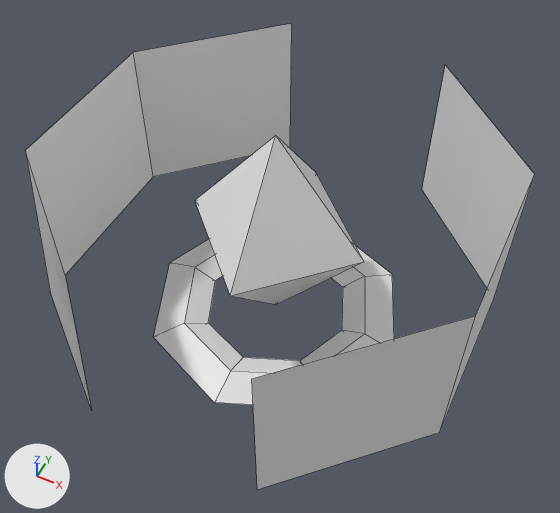
The FBX model Assets/models/checkpoint.fbx, before and after one commit.
The view is the same before and after, from a 50 mm lens placed at (1.82, -3.58, 4.2), pointed at (0.08, -0.1, -0.15). Every picture has the same lights, and +X, +Y and +Z are marked at lower left. Mesh edges are drawn as thin lines.

Before the edit, the objects in view are built like this:
```python
me_cube_001 = bpy.data.meshes.new('Cube.001')
me_cube_001.from_pydata(...)  # 54 vertices, 46 faces; spans x -1.61..1.61, y -1.61..1.61, z -0.98..0.9
ob_cube_001 = bpy.data.objects.new('Cube.001', me_cube_001)
ob_cube_001.location = (0.0, 0.0, 0.0)
```
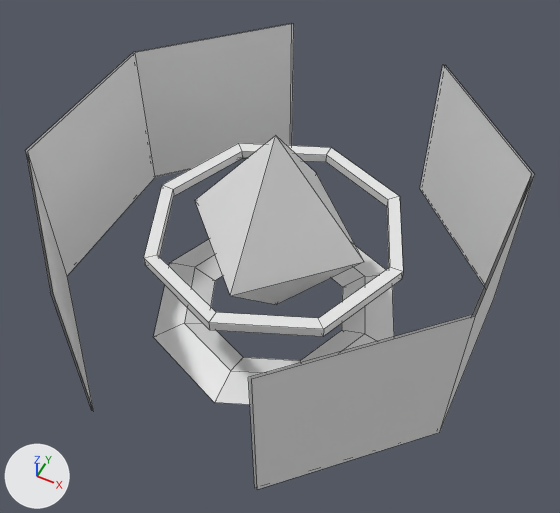
Boxes (x1, y1, x2, y2) around the edits, measured in the pictures (560 x 513 px; the box of a moved part takes in the faces that stretch with it):
part 1 of me_cube_001, added
    after: (28, 24, 294, 411)
part 2 of me_cube_001, added
    after: (249, 65, 531, 488)
part 3 of me_cube_001, added
    after: (144, 143, 403, 337)
part 4 of me_cube_001, moved or reshaped
    both: (153, 239, 394, 405)

The edits, one by one:
me_cube_001 is used by ob_cube_001; location (0.0, 0.0, 0.0).
me_cube_001 had 54 vertices, 46 faces and spanned x -1.61..1.61, y -1.61..1.61, z -0.98..0.9.
me_cube_001 now has 102 vertices, 84 faces and spans x -1.61..1.61, y -1.61..1.61, z -0.98..0.9.
me_cube_001 part 1: the loose piece of 8 vertices spanning x -1.61..-0.67, y -1.61..1.61, z -0.67..0.67 is copied, and the copy is moved by (0.02, 0.0, 0.0); it spans x -1.59..-0.65, y -1.61..1.61, z -0.67..0.67.
me_cube_001 part 2: the loose piece of 8 vertices spanning x 0.67..1.61, y -1.61..1.61, z -0.67..0.67 is copied, and the copy is moved by (-0.02, 0.0, 0.0); it spans x 0.65..1.59, y -1.61..1.61, z -0.67..0.67.
me_cube_001 part 3: a new loose piece of 32 vertices spanning x -1.0..1.0, y -1.0..1.0, z -0.04..0.04.
Part 4, on me_cube_001:
32 faces are deleted.
32 new faces join them.
